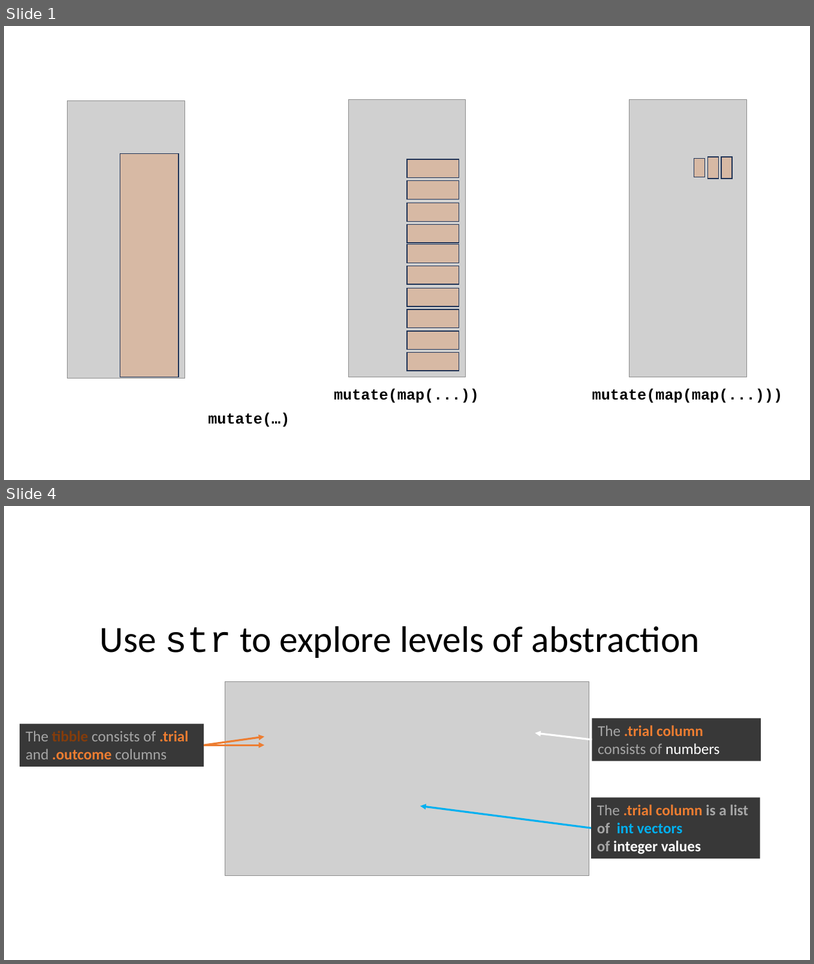
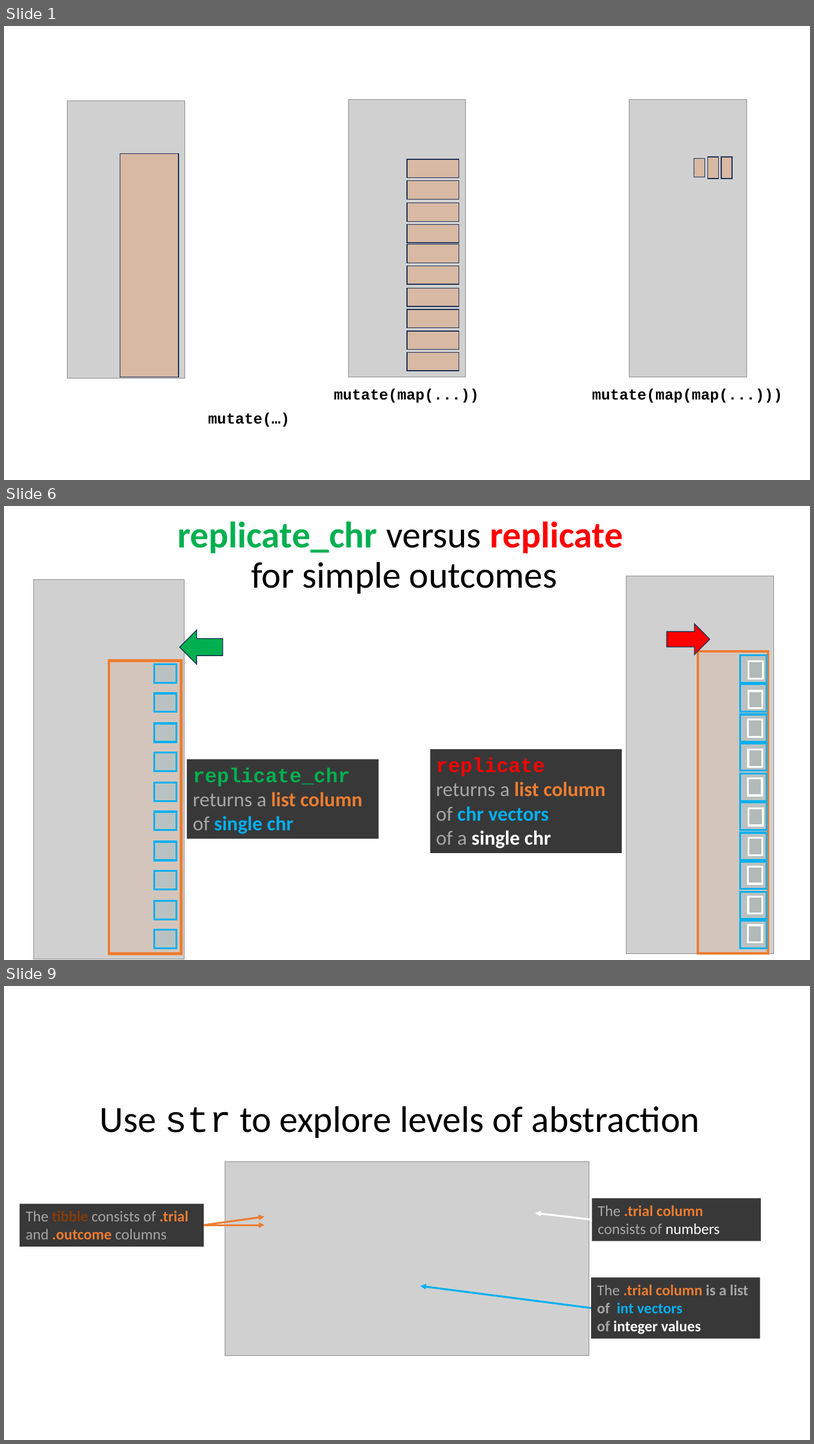
Before and after one commit to yardsale8/probability_simulations_in_R, a slide deck: img/images.pptx. Shown one above the other, each under a label of ours: slides 1 and 4 before the commit, slides 1, 6 and 9 after it; the slides between them are not shown. The pictures are 814x964 and 814x1444 pixels, drawn with LibreOffice and Linux fonts; fonts in the diff are those of the drawing; grey boxes stand for pictures. Boxes give left, top, right and bottom in pixels: in the first picture for what was removed or moved away, otherwise in the second. Text is boxed around its words. In the diff, an @@ line names an element or a change of style, - is before the commit and + after.

```diff
--- a/img/images.pptx
+++ b/img/images.pptx
@@ slide 6 added at [4, 506, 810, 960], background #FFFFFF @@
@@ title added at [177, 521, 623, 594], 44 pt, text #000000 @@
+replicate_chr versus replicate
+for simple outcomes
@@ picture added at [33, 580, 184, 958] @@
@@ left arrow added at [180, 630, 223, 664], fill #00B050, outline #1E3256 1 pt @@
@@ left arrow added at [667, 624, 710, 655], fill #FF0000, outline #1E3256 1 pt @@
@@ rectangle added at [431, 749, 622, 853], fill #383838, 24 pt, text #A6A6A6, bold @@
+replicate
+returns a list column
+of chr vectors
+of a single chr
@@ rectangle added at [188, 759, 379, 838], fill #383838, 24 pt, text #00B050, bold @@
+replicate_chr returns a list column
+of single chr
@@ group added at [109, 660, 182, 953]: 11 rectangles @@
@@ group added at [626, 576, 774, 953]: 21 rectangles, 1 picture @@
@@ what was slide 4 is now slide 9 @@
```
Also in this commit, not shown: 2 slides changed, 4 other slides added, 2 other files.
